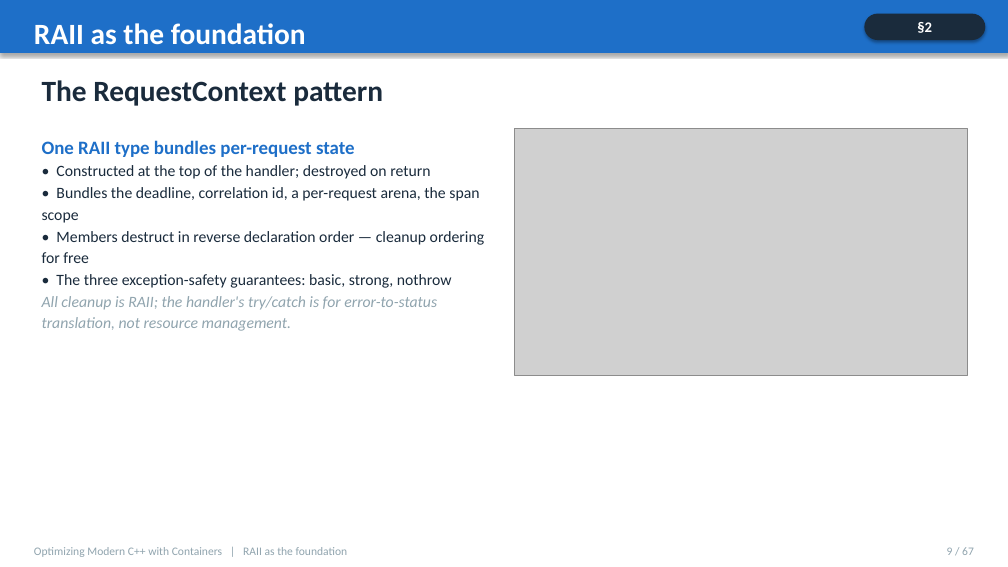
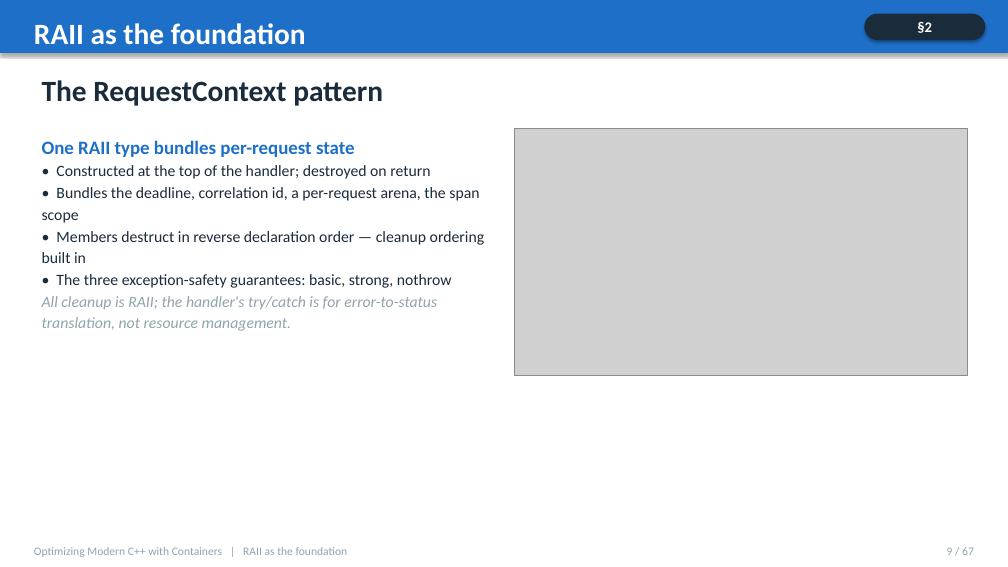
Before and after one commit to patterncatalyst/cpp-statelessness, a slide deck: slide 9 of presentation/cpp-statelessness-compendium.pptx. Drawn at 1008x567 pixels with LibreOffice and Linux fonts; fonts in the diff are those of the drawing; grey boxes stand for pictures. Boxes give left, top, right and bottom in pixels: in the first picture for what was removed or moved away, otherwise in the second. Text is boxed around its words. In the diff, an @@ line names an element or a change of style, - is before the commit and + after.

```diff
--- a/presentation/cpp-statelessness-compendium.pptx
+++ b/presentation/cpp-statelessness-compendium.pptx
@@ text at (42, 231, 484, 263): text changed @@
-• Members destruct in reverse declaration order — cleanup ordering for free
+• Members destruct in reverse declaration order — cleanup ordering built in
```
Also in this commit, not shown: 20 other slides changed, 5 other files.
